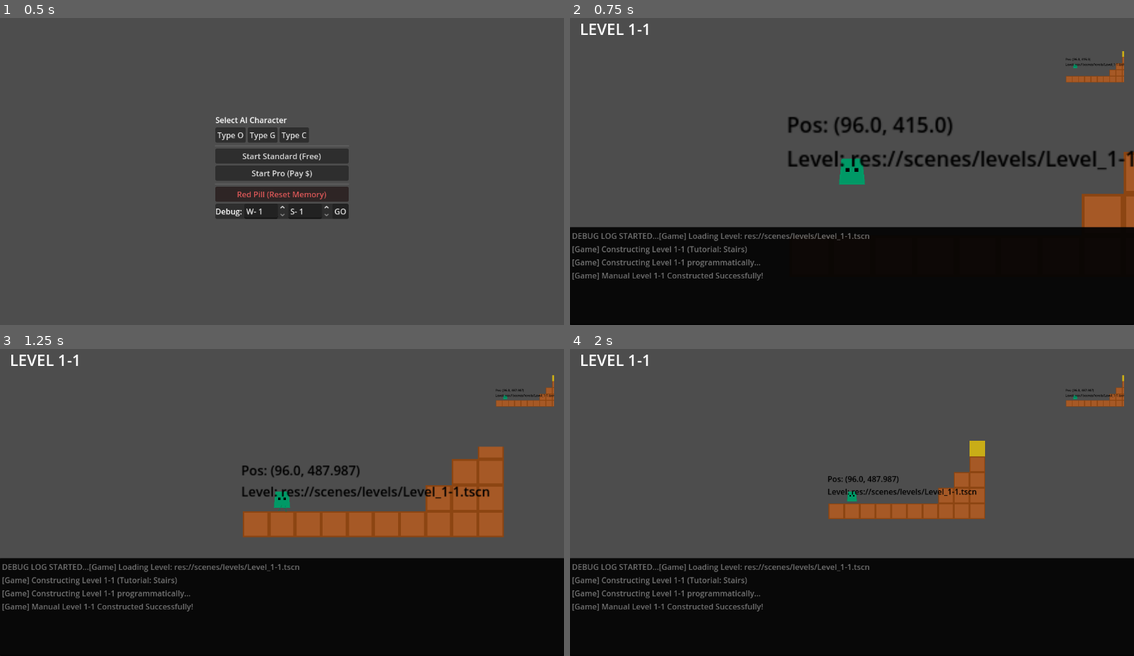
Above: before the commit, frames 1-4 (two rows, left to right).
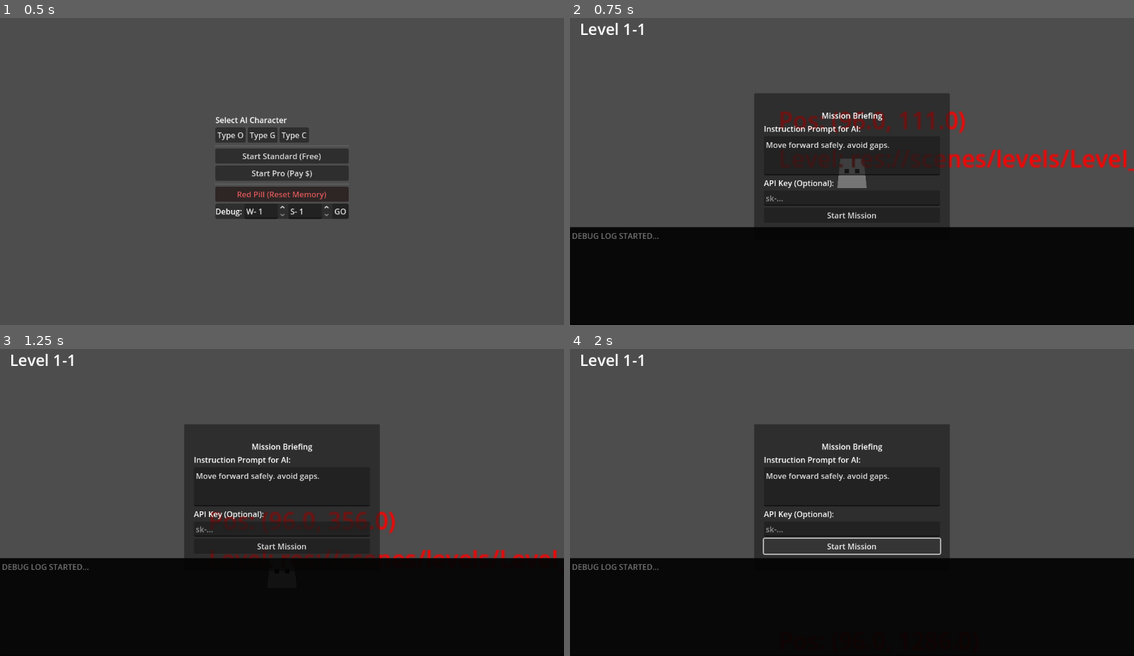
Above: after the commit, the same moments.

Repository: Naoki-kubo64/AI-Action
Game: Godot game, scene res://scenes/main_menu.tscn
The game is run twice, just before and just after one commit, with the same random seed, the same clock (stepped at 60 frames per second) and the same inputs.
Inputs (mouse positions are in pixels of both pictures, inside the frame that each line leads up to):
- Up to frame 1 (0.5 s): no input
- Up to frame 2 (0.75 s): click "Start Standard (Free)" at 0.5 s
- Up to frame 3 (1.25 s): no input
- Up to frame 4 (2 s): click (852, 545) at 1.25 s, where only the run after the commit has a clickable "Start Mission"

Frame 1 is identical in both runs. In frame 2, 19% of the frame differs, in the area x 0-100%, y 1-86%; in frame 3, 21%, in the area x 0-99%, y 1-86%; in frame 4, 16%.
Error after the commit: Parse Error: Expected indented block after "if" block. (res://scripts/controllers/game_controller.gd:110)

Commit message:
fix: add debounce guard to prevent double level skipping

Diff:
--- a/scripts/controllers/game_controller.gd
+++ b/scripts/controllers/game_controller.gd
@@ -108,28 +108,31 @@
 
 func _on_player_hit_hazard():
 	if current_state != State.PREVIEW and current_state != State.INPUT:
-		trigger_shake(20.0) # Shake screen
+	trigger_shake(20.0) # Shake screen
 		game_over("Hit Hazard")
 
+var is_level_clearing: bool = false
+
 func _on_player_hit_goal():
+	if is_level_clearing: return
+	is_level_clearing = true
+
 	# Victory
 	print("Level Cleared!")
 	current_state = State.PREVIEW # Stop inputs
 	player.execute_action(command_db["STOP"])
 
 	# Show message (reuse RetryDialog for now or add a HUD message)
-	# For simplicity, using a visual feedback via Label or Print
 	if has_node("CanvasLayer/LevelHUD"):
 		$CanvasLayer/LevelHUD.text = "STAGE CLEAR!"
 		$CanvasLayer/LevelHUD.modulate = Color.GREEN
 
-	# Play sound? (Todo)
-
 	# Wait and Advance
 	await get_tree().create_timer(3.0).timeout
 
 	# next_level() calls load_current_level() which calls _reset_game() internally
 	LevelManager.next_level()
+	is_level_clearing = false
 
 
 func _on_retry_requested(use_pro: bool):
